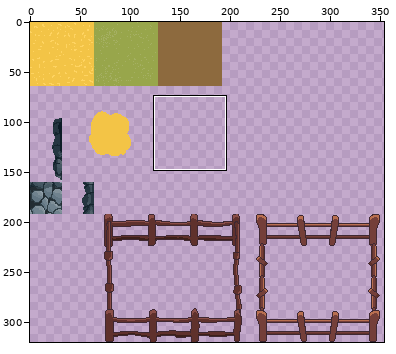
One commit to this sprite sheet: assets/graphics/tilesets/tileset.png. Above: a wide view before the commit, with the close-up outlined.
Close-up. Before:
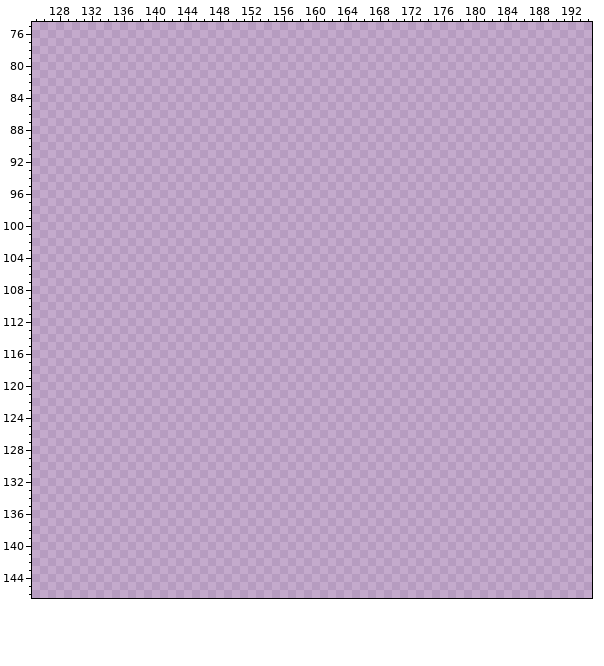
The file is 480x320 pixels. Colours within 5 levels of each other are drawn and written as one. Shown: x 125..194, y 75..146. The wide view leaves out empty margins.
Palette (. is transparent): 
Pixels before (only the part around the change), first column x 125:
 75 ......................................................................
 76 ......................................................................
 77 ......................................................................
 78 ......................................................................
 79 ......................................................................
 80 ......................................................................
 81 ......................................................................
 82 ......................................................................
 83 ......................................................................
 84 ......................................................................
 85 ......................................................................
 86 ......................................................................
 87 ......................................................................
 88 ......................................................................
 89 ......................................................................
 90 ......................................................................
 91 ......................................................................
 92 ......................................................................
 93 ......................................................................
 94 ......................................................................
 95 ......................................................................
 96 ......................................................................
 97 ......................................................................
 98 ......................................................................
 99 ......................................................................
100 ......................................................................
101 ......................................................................
102 ......................................................................
103 ......................................................................
104 ......................................................................
105 ......................................................................
106 ......................................................................
107 ......................................................................
108 ......................................................................
109 ......................................................................
110 ......................................................................
111 ......................................................................
112 ......................................................................
113 ......................................................................
114 ......................................................................
115 ......................................................................
116 ......................................................................
117 ......................................................................
118 ......................................................................
119 ......................................................................
120 ......................................................................
121 ......................................................................
122 ......................................................................
123 ......................................................................
124 ......................................................................
125 ......................................................................
126 ......................................................................
127 ......................................................................
128 ......................................................................
129 ......................................................................
130 ......................................................................
131 ......................................................................
132 ......................................................................
133 ......................................................................
134 ......................................................................
135 ......................................................................
136 ......................................................................
137 ......................................................................
138 ......................................................................
139 ......................................................................
140 ......................................................................
141 ......................................................................
142 ......................................................................
143 ......................................................................
144 ......................................................................
145 ......................................................................
And afterwards:
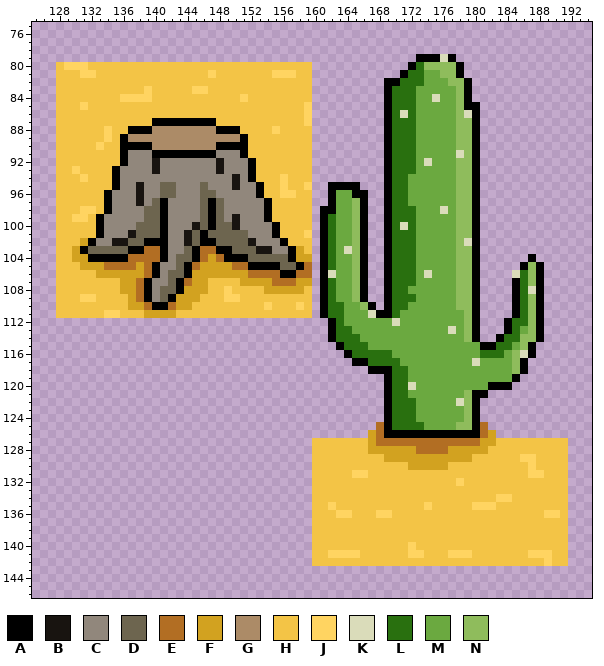
Colours new in this view: A #000000  B #181410  C #91877c  D #6d654f  E #b26e23  F #d2a220  G #ac8b67  H #f3c446  J #ffd461  K #dadcba  L #29700f  M #6ba940  N #8fbc5c
The author wrote: added cactus and tree trunk to tileset
Change:
Changed rows in their new state; - is an unchanged pixel.
first column x 128:
 79 ---------------------------------------------AAAKA--------------
 80 HJJJHHHHHHHHHHHHHHHHHHHHHHHHHHHH------------ALNNNNA-------------
 81 HHHJJHHHHHHHHHHHHHHJHHHHHHHJJJHH-----------ALLMMNNA-------------
 82 HHHHHHHHHHHHHHHHHHHHHHHHHHHHHHHH---------AALLLMMMNNA------------
 83 HHHHHHHHHHHJHHHHHJJHHHHHHHHHHHHH---------ALLLMMMMMNA------------
 84 HHHHHHHHJJJJHHHHHHHHHHHJHHHHHHHH---------ALLLMMKMMNA------------
 85 HHHJHHHHHHHHHHHHHHHHHHHHHHHHHHHJ---------ALLLMMMMMNAA-----------
 86 HHHHHHHHHHHHHHHHHHHHHHHHHHHHHHHJ---------ALKLMMMMMNKA-----------
 87 HHHHHHHHHHHHAAAAAAAAHHHHHHHHHHHJ---------ALLLMMMMMNNA-----------
 88 HHHHHHJHHAAAGGGGGGGGAAAHHHHJHHHH---------ALLLMMMMMNNA-----------
 89 HHHHHHJHAGGGGGGGGGGGGGGAHHHHHHHH---------ALLLMMMMMNNA-----------
 90 HHHHHJHHAAAAGGGGGGGGAAAAHHHHHHHH---------ALLLMMMMMNNA-----------
 91 HHHHHHHHACCCAAAAAAAACCCAHHHHHHHH---------ALLLMMMMMKNA-----------
 92 HHHHHHHHACCCBCCCCCCCBCCCAHHHHHHH---------ALLLMKMMMNNA-----------
 93 HHJHHHHACCCCBCCCCCCCBCCCAHHHHHHH---------ALLLMMMMMNNA-----------
 94 HHHJHHHACCCCCCCCCCCCCCBCAHHHJHHH---------ALLMMMMMMNNA-----------
 95 HHHHHHHACCBCCDDCCCDCCCBCCAHHJHHJ--AAAA---ALLMMMMMMNNA-----------
 96 HHHHHHACCCBCCDDCCCDDCCCCCAHHJJHH--AMMAA--ALLMMMMMMNNA-----------
 97 HHHHHHACCCBCDACCCCDADCCCCCAHHHHH--AMMNA--ALLMMMMMMNNA-----------
 98 HHHJJHACCCCDDACCCCDADCCCCCAHHHHH-AAMMNA--ALLLMMMKMNNA-----------
 99 HHJJHACCCCCDDACCCCDADCBCCCAHHHHH-ALMMNA--ALLLMMMMMNNA-----------
100 HHHHHACCCCDDDACCCBDADDBCCCCAHHHH-ALMMNA--ALKLMMMMMNNA-----------
101 HHHHHACCCBDDDACCBDADDDDDCCCAHHHJ-ALMMNA--ALLLMMMMMNNA-----------
102 HHHFACCBBDDAAACCBDAADDDDBCCCAHHH-ALMMNA--ALLLMMMMMNKA-----------
103 HHFADDDDDAAEEACCDAEEAADDDBBCCAFH-ALMKNA--ALLLMMMMMNNA-----------
104 HHFFAAAAAEEEEACDDAEFEAAADDDDDAFF-ALMMNA--ALLLMMMMMNNA------A----
105 HHHFFFEEEEFEACCDAEFFFFEEAAAADDAE-ALMMNA--ALLLMMMMMNNA-----ANA---
106 HHHHHFFFFFFEACDDAFFFFFFFEEEEAAEE-AKMMNA--ALLLMKMMMNNA----KLNA---
107 HHHHHHHHFFEACCDAEFFHHHHFFFFEEEFF-ALMMNA--ALLLMMMMMNNA----ALNA---
108 HHHHHHHHFFEACDDAFFFHHJHHHHFFFFFH-ALMMNA--ALLMMMMMMNNA----ALKA---
109 HHHJJHHHHFEACDAFFFHHHJJHHHHHHHHH-ALMMNA--ALLLMMMMMNNA----ALNA---
110 HHHHHHHHHFFEAAEFFHHHHHHHHHJHHHJH-ALLMMNA-ALLMMMMMMNNA----ALNA---
111 HHHHHHJJHHHFFFFHHHHHHHHHHHHHHHHH-ALLMMMKAALMMMMMMMMNA----ALNA---
112 ----------------------------------ALMMMMMMKMMMMMMMMNA---ALLNA---
113 ----------------------------------ALLMMMMMMMMMMMMKMNA---ALMNA---
114 ----------------------------------ALLLMMMMMMMMMMMMMNA--ALLNNA---
115 -----------------------------------ALLLMMMMMMMMMMMMMMAALLMNA----
116 ------------------------------------ALLLLLMMMMMMMMMMMLLLMNKA----
117 -------------------------------------AALLLLMMMMMMMMMKMMMMNA-----
118 ---------------------------------------AAALLMMMMMMMMMMMMMNA-----
119 -----------------------------------------ALLMMMMMMMMMMMMMA------
120 -----------------------------------------ALLKMMMMMMMMMAAA-------
121 -----------------------------------------ALLMMMMMMMNAA----------
122 -----------------------------------------ALLLMMMMMKNA-----------
123 -----------------------------------------ALLLMMMMMMNA-----------
124 -----------------------------------------ALLLMMMMMMNA-----------
125 ----------------------------------------EALLLLMMMMNNAE----------
126 ---------------------------------------FEAAAAAAAAAAAAEF---------
127 --------------------------------HHHHHHHFEEEEEEEEEEEEEFFHHHHHHHHH
128 --------------------------------HHHHHHHFFFFFFEEEEFFFFFHHHHHHHHHH
129 --------------------------------HHHHHHHHHFFFFFFFFFFFHHHHHHJJHHHH
130 --------------------------------HHHHHHHHHHHHFFFFFHHHHHHHHHHJHHHH
131 --------------------------------HHHHHJJHHHHHHHHHHHHHHHHHHHHJJHHH
132 --------------------------------HHHHHHHHHHHHHHHHHHJHHHHHHHHHHHHH
133 --------------------------------HHHHHHHHHHHHHHHHHHHHHHHHHHHHHHHH
134 --------------------------------HHHHHHHHHHHHHHHHHHHHHHHJJHHHHHHH
135 --------------------------------HHJHHHHHHHHHHHJHHHHHJJJHHHHHHHHH
136 --------------------------------HHHJJHHHJJHHHHHHHHHHHHHHHHHHHJJH
137 --------------------------------HHHHHHHHHHHHHHHHHHHHHHHHHHHHHHHH
138 --------------------------------HHHHHHHHHHHHHHHHHHHHHHHHHHHHHHHH
139 --------------------------------HHHHHHHHHHHHHHHHHHHHHHHHHHHHHHHH
140 --------------------------------HHHHHHHHHHHHJHHHHHHHHHHHHHHHHHHH
141 --------------------------------HHJJJJHHHHHHJJHHHJJJHHHHHHHJJJHH
142 --------------------------------HHHHHHHHHHHHHHHHHHHHHHHHHHHHHJHH
Pixel boxes of the changes (left, top, right, bottom) in both close-ups:
added: (56, 54, 568, 566)
